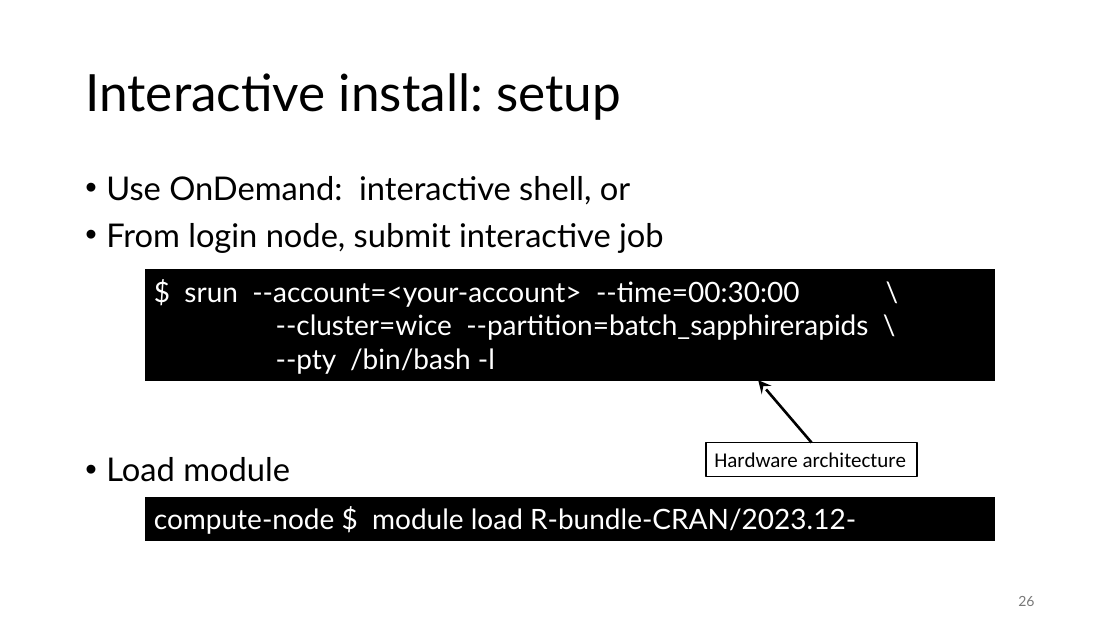
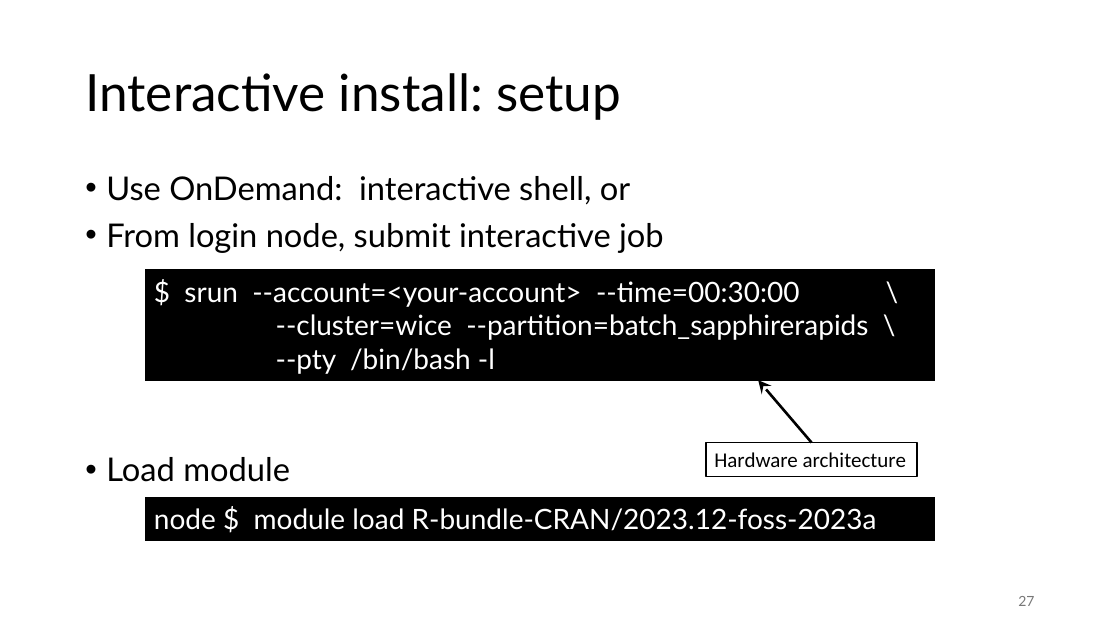
Before and after one commit to gjbex/Best-practices-for-data-science-on-HPC, a slide deck: slide 27 of best_practices_for_data_science_on_hpc.pptx (slide 26 before the commit). Drawn at 1120x630 pixels with LibreOffice and Linux fonts; fonts in the diff are those of the drawing. Boxes give left, top, right and bottom in pixels: in the first picture for what was removed or moved away, otherwise in the second. Text is boxed around its words. In the diff, an @@ line names an element or a change of style, - is before the commit and + after.

```diff
--- a/best_practices_for_data_science_on_hpc.pptx
+++ b/best_practices_for_data_science_on_hpc.pptx
@@ rectangle "$ srun --account=<your-account> --time=00:30:00 \": place and size @@
-rectangle "$ srun --account=<your-account> --time=00:30:00 \" at bbox=[145, 270, 995, 380]
+rectangle "$ srun --account=<your-account> --time=00:30:00 \" at bbox=[145, 270, 935, 380]
@@ rectangle "node $ module load R-bundle-CRAN/2023.12-foss-2023a": place and size @@
-rectangle "node $ module load R-bundle-CRAN/2023.12-foss-2023a" at bbox=[145, 497, 995, 539]
+rectangle "node $ module load R-bundle-CRAN/2023.12-foss-2023a" at bbox=[145, 497, 935, 539]
@@ text in rectangle at bbox=[154, 508, 877, 531]: text changed @@
-compute-node $ module load R-bundle-CRAN/2023.12-foss-2023a
+node $ module load R-bundle-CRAN/2023.12-foss-2023a
@@ page number at bbox=[1018, 596, 1034, 606]: text changed @@
-26
+27
```
Also in this commit, not shown: 2 other slides changed, 4 slides added, 2 slides removed.
